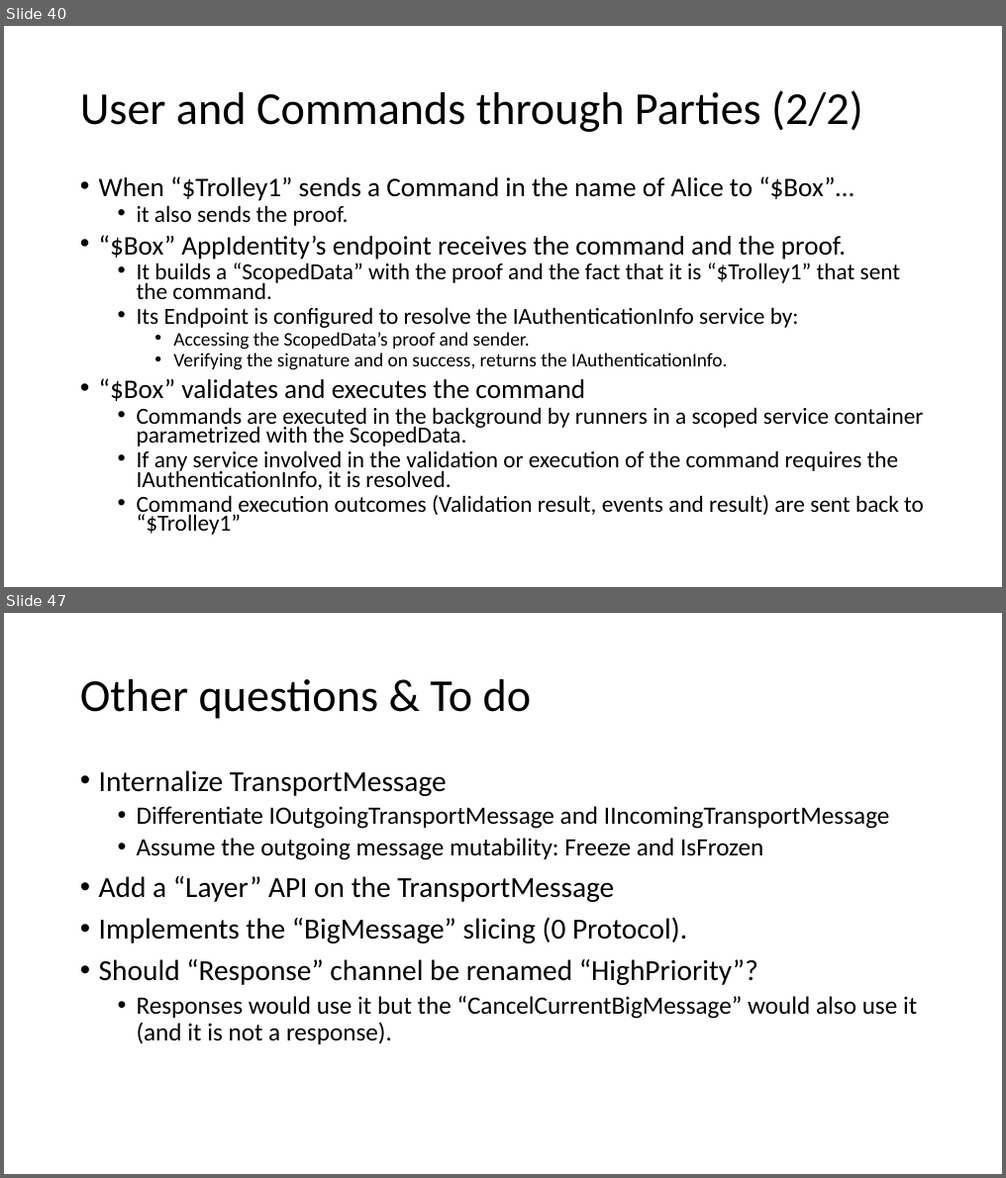
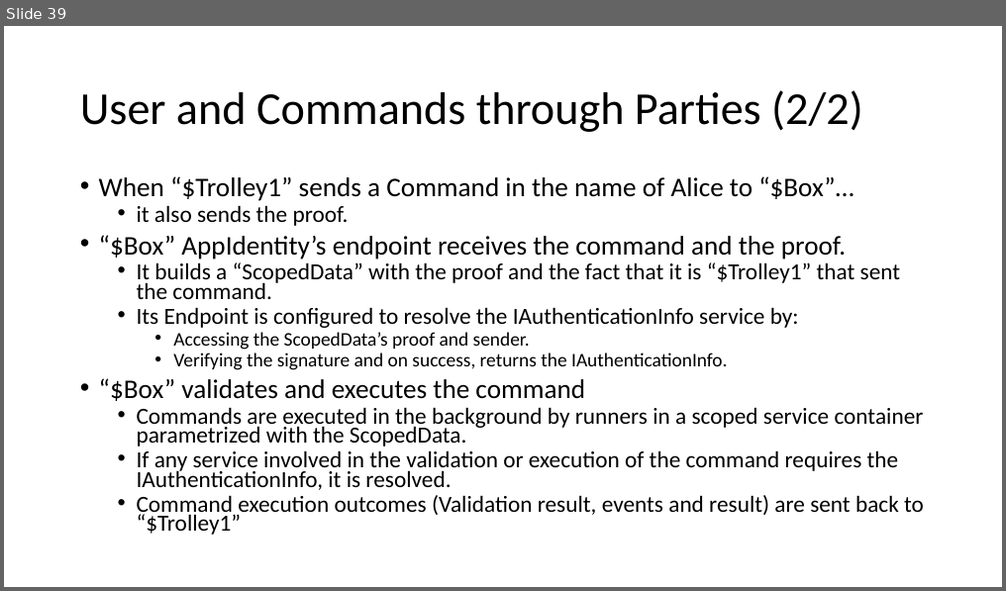
Before and after one commit to signature-opensource/CK-AppIdentity-Transport, a slide deck: Doc/CK-AppIdentity.pptx. Shown one above the other, each under a label of ours: slides 40 and 47 before the commit, slide 39 after it; the slides between them are not shown. The pictures are 1006x1178 and 1006x591 pixels, drawn with LibreOffice and Linux fonts; fonts in the diff are those of the drawing. Boxes give left, top, right and bottom in pixels: in the first picture for what was removed or moved away, otherwise in the second. Text is boxed around its words. In the diff, an @@ line names an element or a change of style, - is before the commit and + after.

Commit message:
Added ClockOffset on TransportFeature.
Updated pptx.

```diff
--- a/Doc/CK-AppIdentity.pptx
+++ b/Doc/CK-AppIdentity.pptx
@@ slide 47 removed at [4, 613, 1002, 1174], background #FFFFFF @@
@@ title removed at [80, 679, 532, 719] @@
-Other questions & To do
@@ text removed at [99, 770, 917, 1045] @@
-• Internalize TransportMessage
-  • Differentiate IOutgoingTransportMessage and IIncomingTransportMessage
-  • Assume the outgoing message mutability: Freeze and IsFrozen
-• Add a “Layer” API on the TransportMessage
-• Implements the “BigMessage” slicing (0 Protocol).
-• Should “Response” channel be renamed “HighPriority”?
-  • Responses would use it but the “CancelCurrentBigMessage” would also use it (and it is not a response).
@@ what was slide 40 is now slide 39 @@
```
Also in this commit, not shown: 11 slides changed, 2 slides added, 8 other slides removed, 20 other files.
